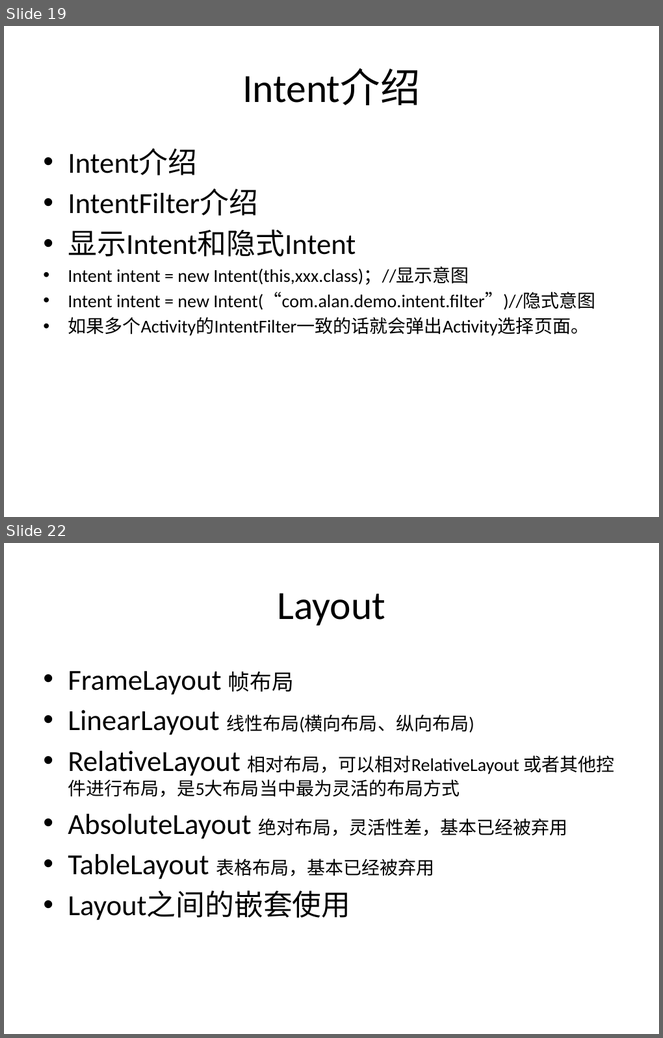
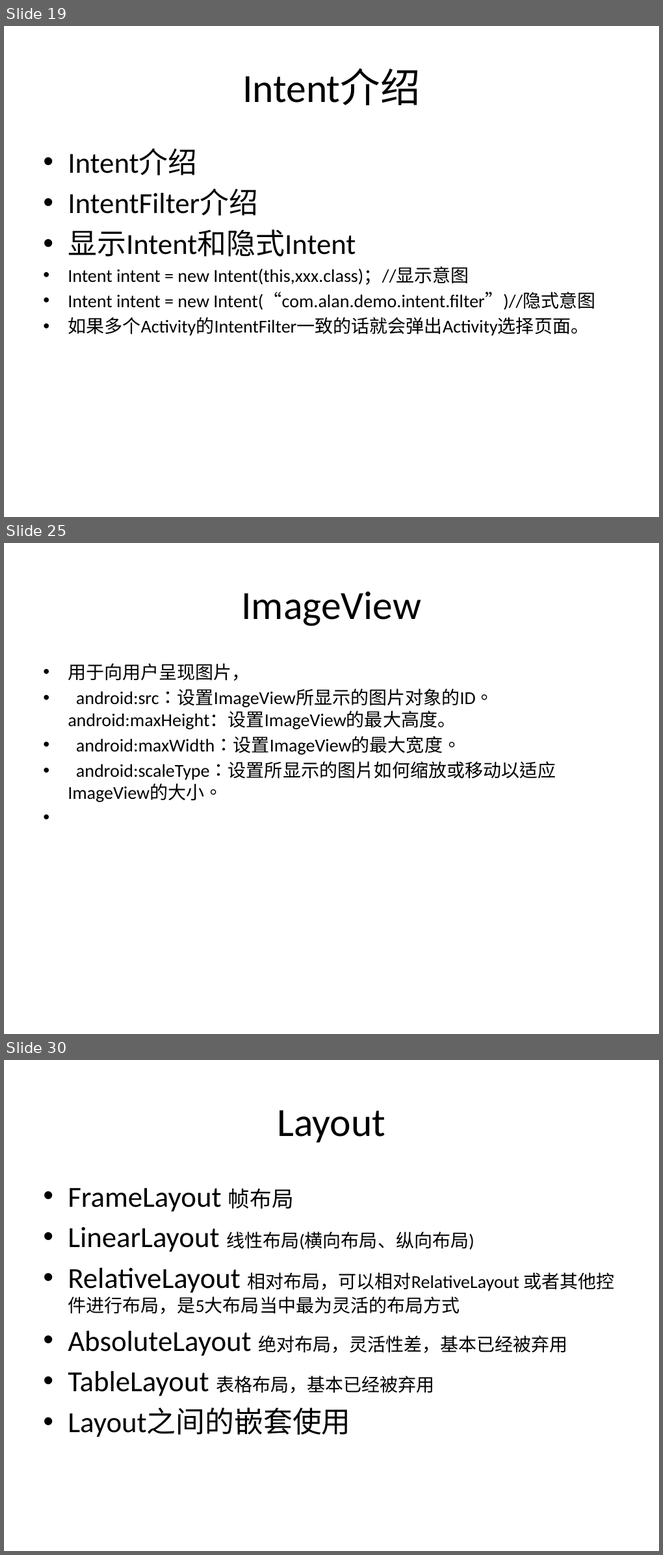
Before and after one commit to alanforgithub/share_content, a slide deck: 文件资料/Android培训-1.pptx. Shown one above the other, each under a label of ours: slides 19 and 22 before the commit, slides 19, 25 and 30 after it; the slides between them are not shown. The pictures are 663x1038 and 663x1555 pixels, drawn with LibreOffice and Linux fonts; fonts in the diff are those of the drawing. Boxes give left, top, right and bottom in pixels: in the first picture for what was removed or moved away, otherwise in the second. Text is boxed around its words. In the diff, an @@ line names an element or a change of style, - is before the commit and + after.

```diff
--- a/文件资料/Android培训-1.pptx
+++ b/文件资料/Android培训-1.pptx
@@ slide 25 added at <box>4,543,659,1034</box>, background #FFFFFF @@
@@ title added at <box>241,591,421,626</box>, 44 pt, text #000000 @@
+ImageView
@@ text added at <box>68,663,556,802</box>, 20 pt, text #000000 @@
+• 用于向用户呈现图片，
+• android:src：设置ImageView所显示的图片对象的ID。android:maxHeight：设置ImageView的最大高度。
+• android:maxWidth：设置ImageView的最大宽度。
+• android:scaleType：设置所显示的图片如何缩放或移动以适应ImageView的大小。
@@ what was slide 22 is now slide 30 @@
```
Also in this commit, not shown: 4 slides changed, 6 other slides added, 21 other files.
